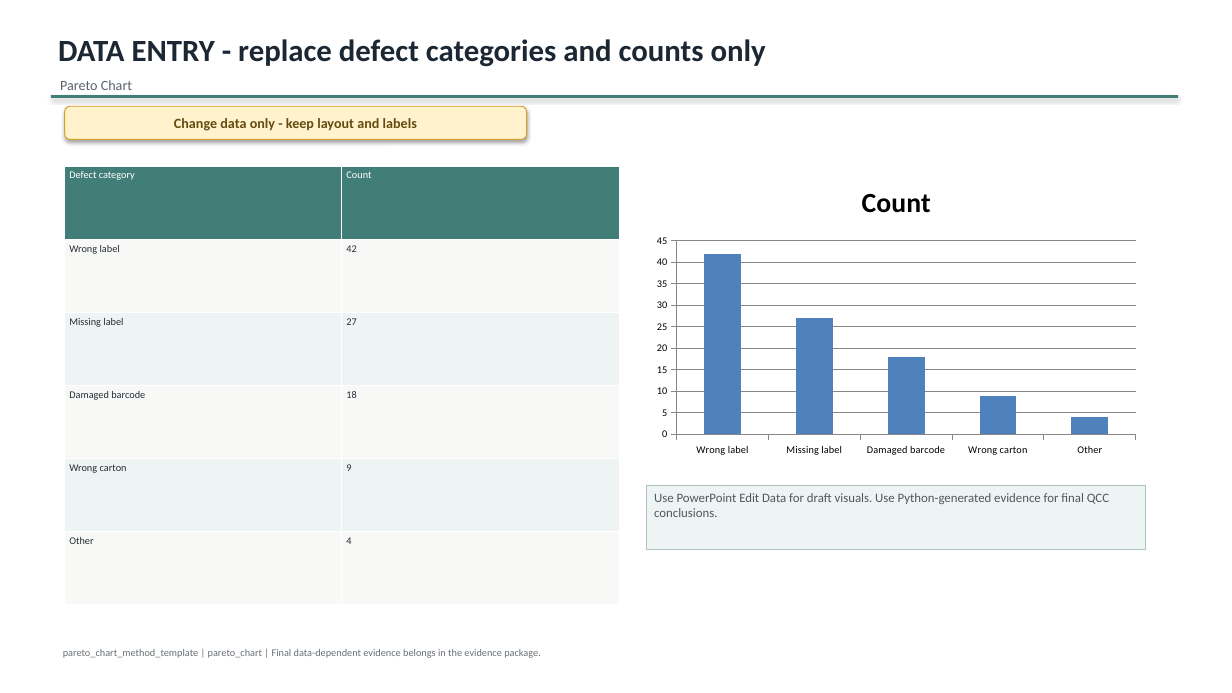
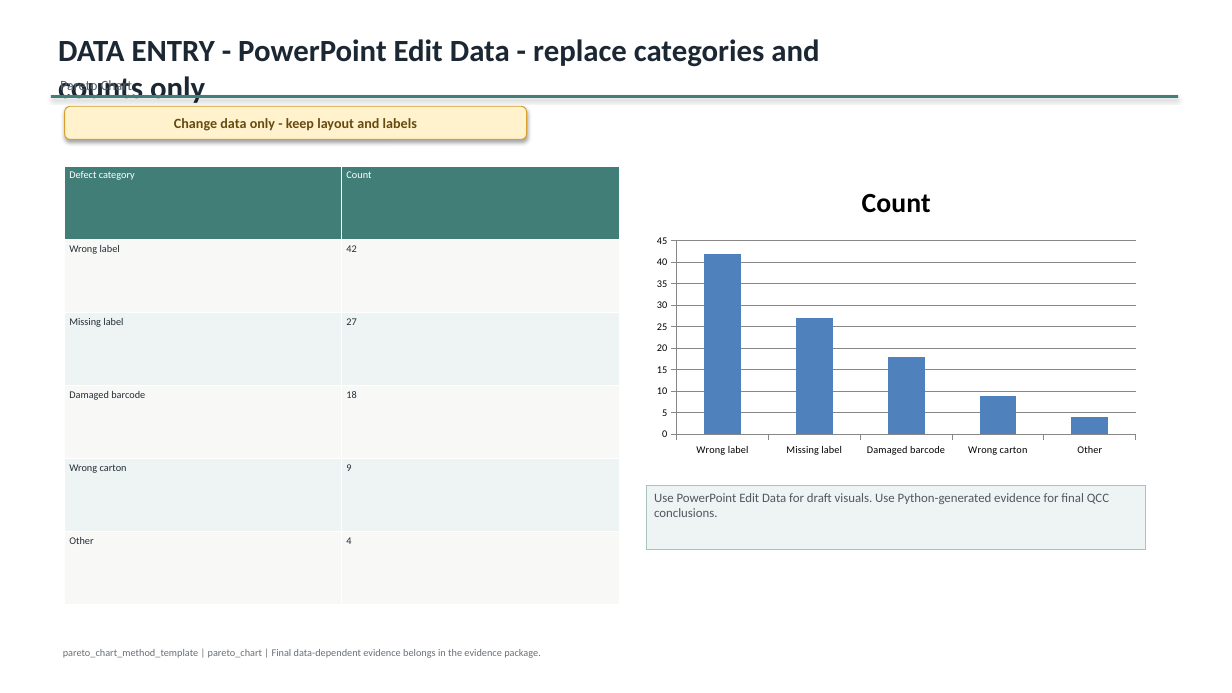
Before and after one commit to xiongxianfei/qcc-toolkit, a slide deck: slide 2 of templates/ppt/methods/pareto-chart-template.pptx. Drawn at 1232x693 pixels with LibreOffice and Linux fonts; fonts in the diff are those of the drawing. Boxes give left, top, right and bottom in pixels: in the first picture for what was removed or moved away, otherwise in the second. Text is boxed around its words. In the diff, an @@ line names an element or a change of style, - is before the commit and + after.

```diff
--- a/templates/ppt/methods/pareto-chart-template.pptx
+++ b/templates/ppt/methods/pareto-chart-template.pptx
@@ text at (x1=58, y1=39, x2=819, y2=103): text changed @@
-DATA ENTRY - replace defect categories and counts only
+DATA ENTRY - PowerPoint Edit Data - replace categories and counts only
```
Also in this commit, not shown: 3 other slides changed, 6 slides added, 10 other files.
